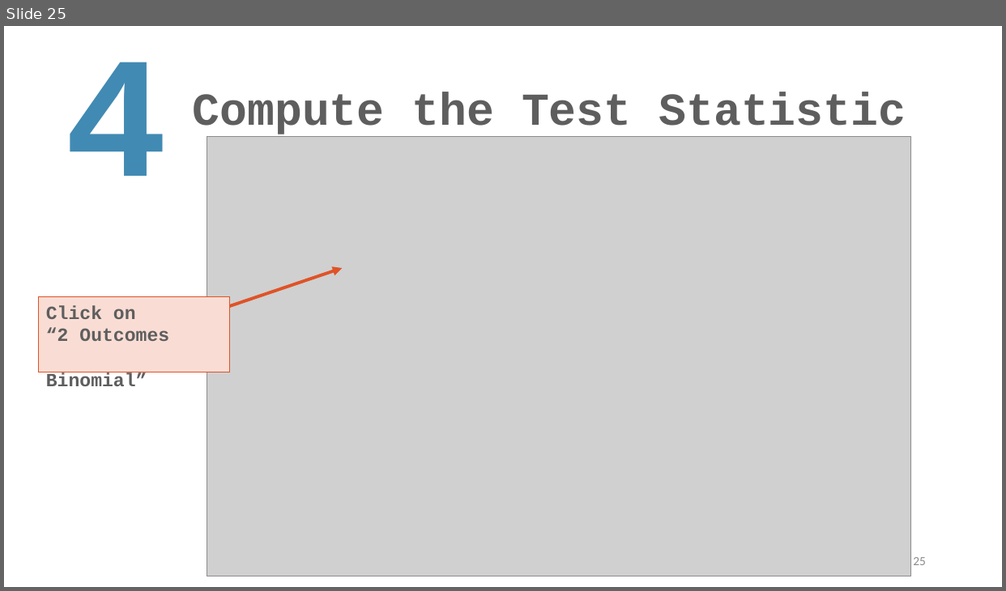
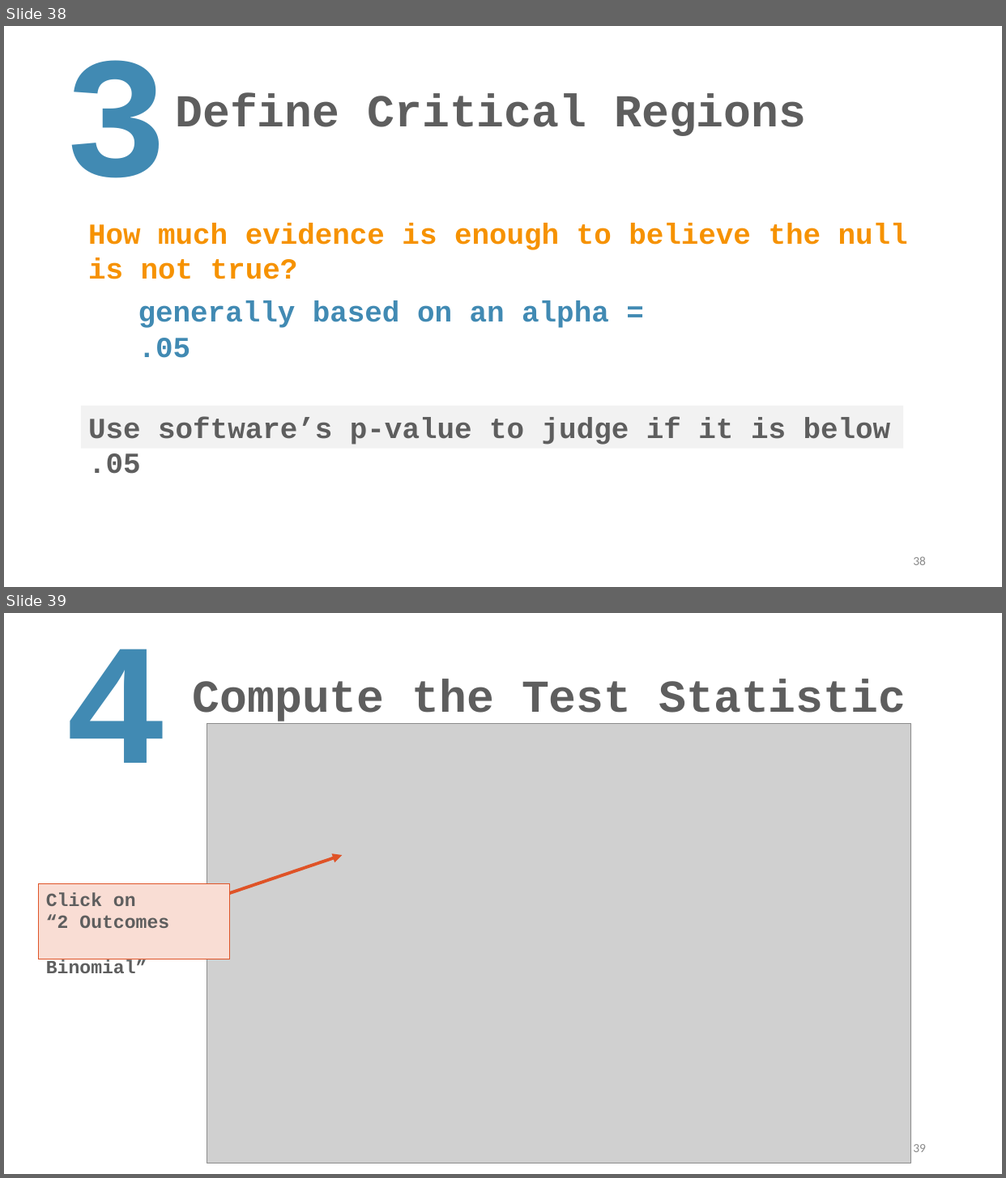
Before and after one commit to TysonStanley/EDU-6050, a slide deck: Slides/13_EDUC_6050_2018.pptx. Shown one above the other, each under a label of ours: slide 25 before the commit, slides 38 and 39 after it. The pictures are 1006x591 and 1006x1178 pixels, drawn with LibreOffice and Linux fonts; fonts in the diff are those of the drawing; grey boxes stand for pictures. Boxes give left, top, right and bottom in pixels: in the first picture for what was removed or moved away, otherwise in the second. Text is boxed around its words. In the diff, an @@ line names an element or a change of style, - is before the commit and + after.

```diff
--- a/Slides/13_EDUC_6050_2018.pptx
+++ b/Slides/13_EDUC_6050_2018.pptx
@@ slide 38 added at bbox=[4, 26, 1002, 587], background #FFFFFF @@
@@ text added at bbox=[64, 60, 168, 178], 166 pt, text #418AB3, bold @@
+3
@@ title added at bbox=[175, 94, 806, 136], 44 pt, text #5E5E5E, bold @@
+Define Critical Regions
@@ text added at bbox=[88, 224, 908, 280], 28 pt, text #F69200, bold @@
+How much evidence is enough to believe the null is not true?
@@ text added at bbox=[138, 301, 609, 358], 28 pt, text #418AB3, bold @@
+generally based on an alpha = .05
@@ rectangle added at bbox=[81, 406, 904, 448], fill #F2F2F2, 28 pt, text #5E5E5E, bold @@
+Use software’s p-value to judge if it is below .05
@@ page number added at bbox=[913, 557, 926, 565], 12 pt, text #8C8C8C @@
+38
@@ what was slide 25 is now slide 39 @@
@@ page number at bbox=[913, 1144, 926, 1152]: text changed @@
-25
+39
```
Also in this commit, not shown: 3 slides changed, 13 other slides added, 3 other files.
